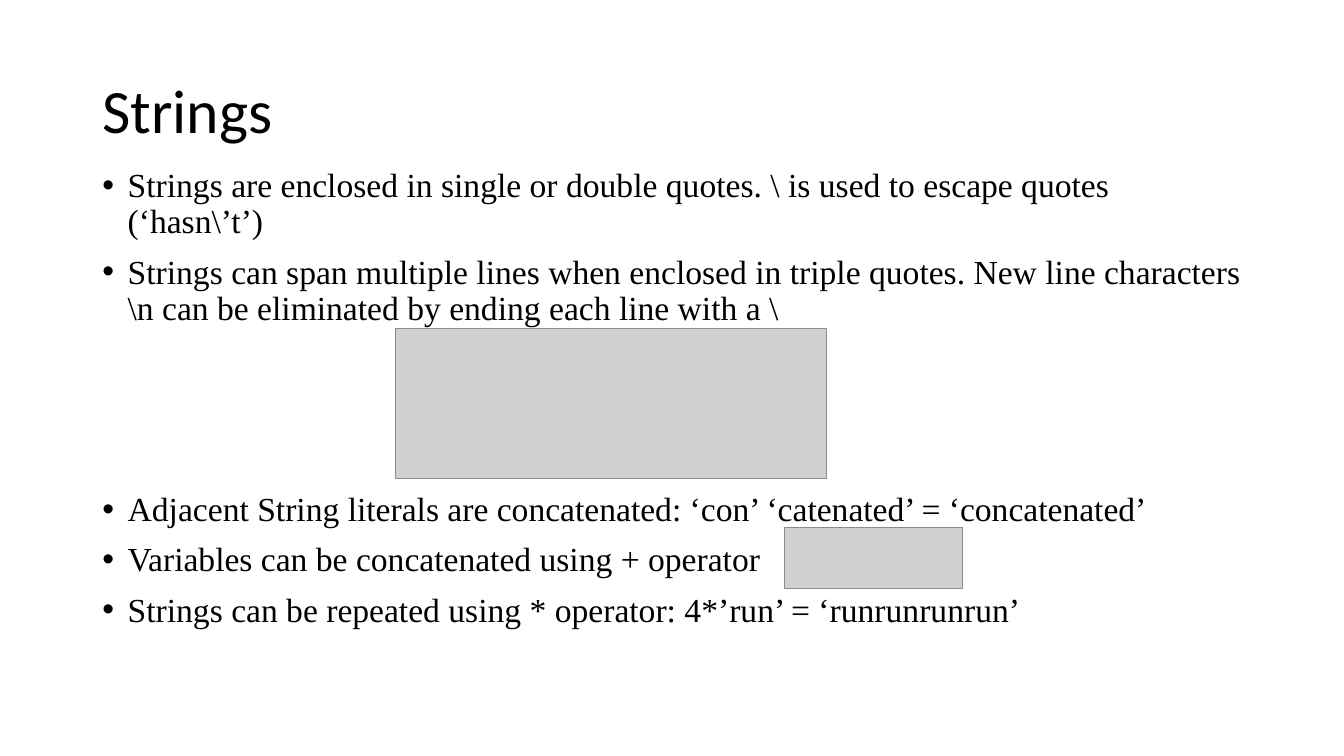
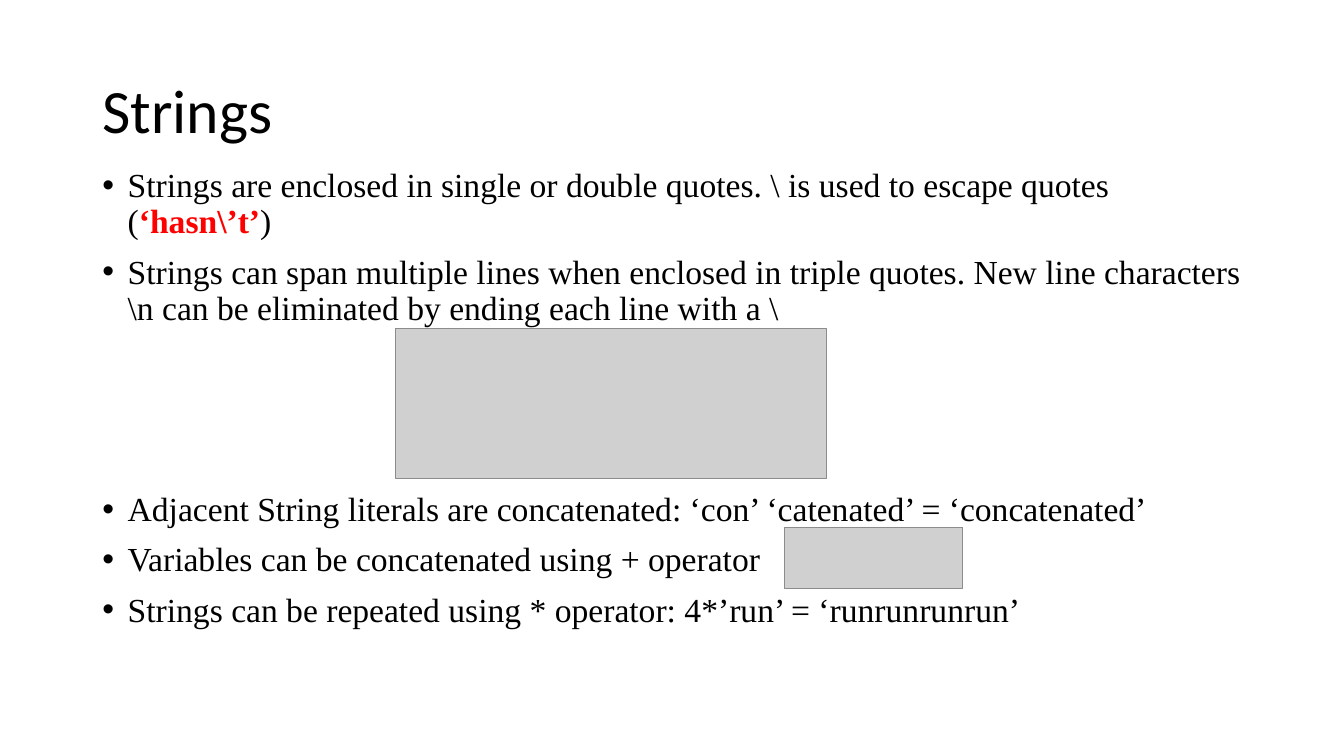
Before and after one commit to EmoryPython/Lab, a slide deck: slide 9 of lecture/Python Programing.pptx. Drawn at 1344x756 pixels with LibreOffice and Linux fonts; fonts in the diff are those of the drawing; grey boxes stand for pictures. Boxes give left, top, right and bottom in pixels: in the first picture for what was removed or moved away, otherwise in the second. Text is boxed around its words. In the diff, an @@ line names an element or a change of style, - is before the commit and + after.

```diff
--- a/lecture/Python Programing.pptx
+++ b/lecture/Python Programing.pptx
@@ text at (128,173,1109,240): text colour #000000 to #FF0000, bold on in "(‘hasn\’t’)" @@
```
Also in this commit, not shown: 4 other slides changed.
